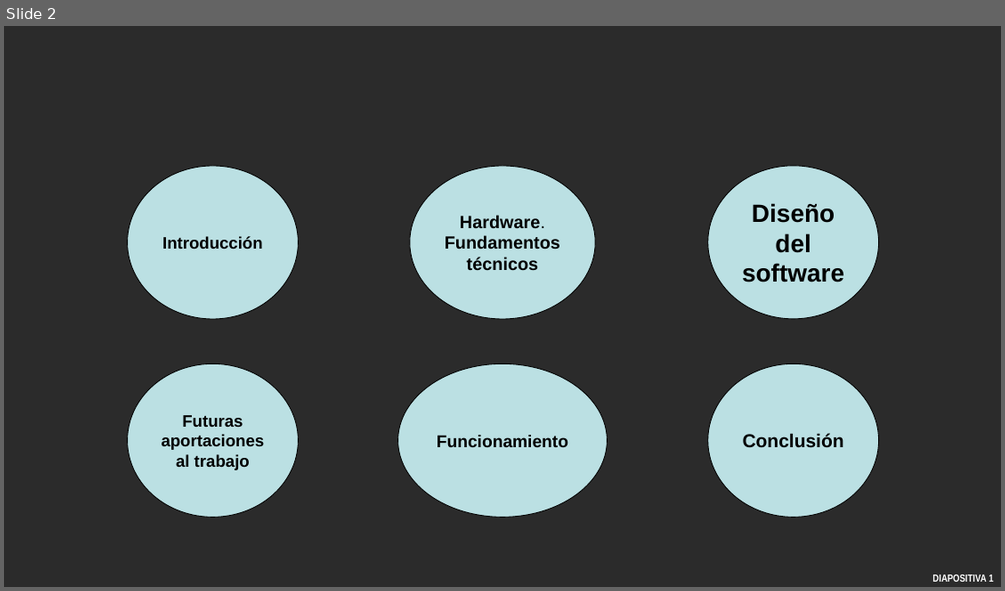
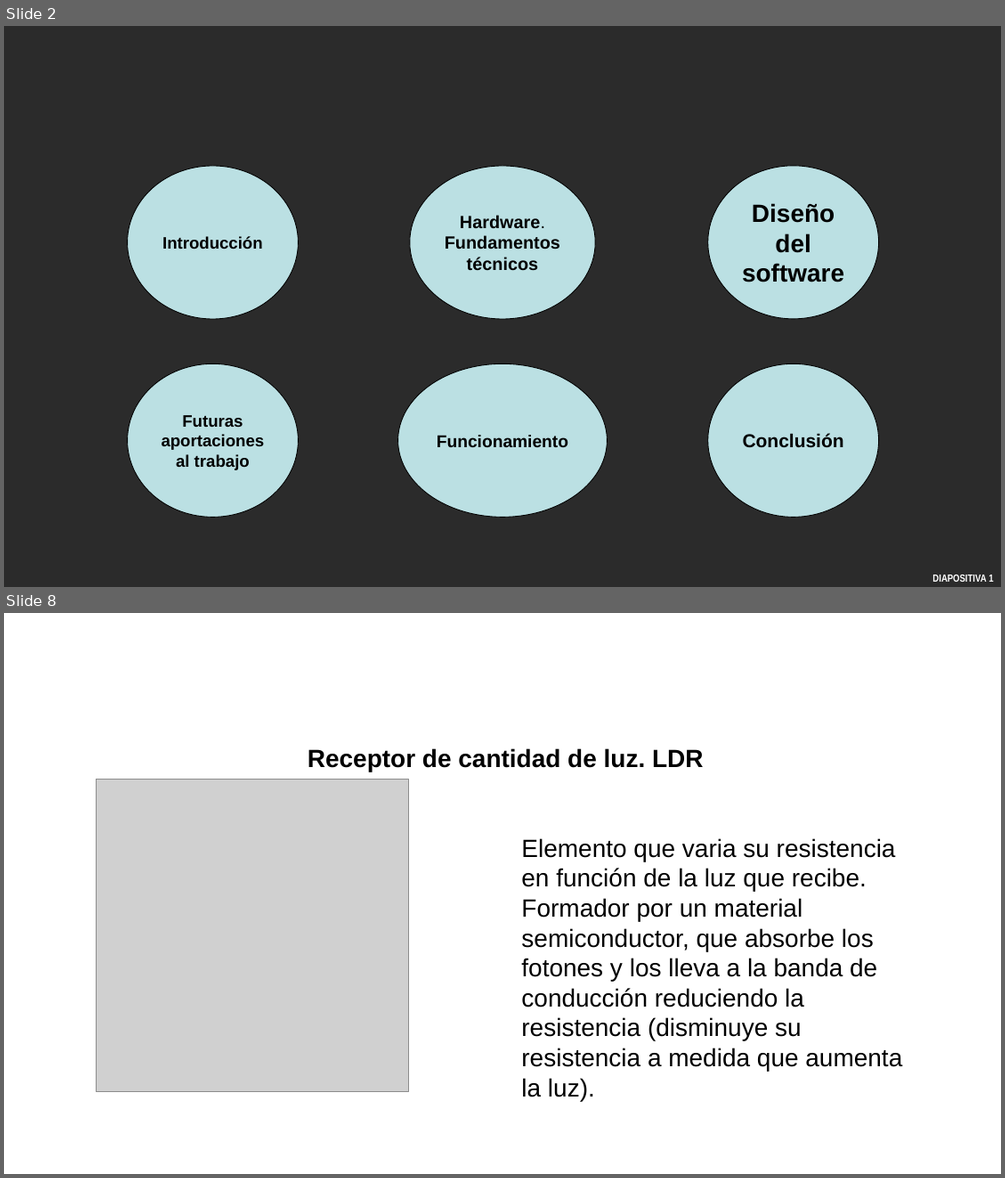
Before and after one commit to aigora/twA109-jaime-pablo-sara, a slide deck: trabajoinformatica_sinterminar.pptx. Shown one above the other, each under a label of ours: slide 2 before the commit, slides 2 and 8 after it; the slides between them are not shown. The pictures are 1005x591 and 1005x1178 pixels, drawn with LibreOffice and Linux fonts; fonts in the diff are those of the drawing; grey boxes stand for pictures; background and template pictures are left out; a plain dark background stands for a picture behind light text. Boxes give left, top, right and bottom in pixels: in the first picture for what was removed or moved away, otherwise in the second. Text is boxed around its words. In the diff, an @@ line names an element or a change of style, - is before the commit and + after.

```diff
--- a/trabajoinformatica_sinterminar.pptx
+++ b/trabajoinformatica_sinterminar.pptx
@@ slide 8 added at bbox=[4, 613, 1001, 1174], background picture (left out) @@
@@ text added at bbox=[307, 748, 704, 772], 24 pt, text #000000, bold @@
+  Receptor de cantidad de luz. LDR
@@ picture added at bbox=[96, 779, 408, 1091] @@
@@ text added at bbox=[521, 838, 902, 1101], 24 pt, text #000000 @@
+Elemento que varia su resistencia en función de la luz que recibe. Formador por un material semiconductor, que absorbe los fotones y los lleva a la banda de conducción reduciendo la resistencia (disminuye su resistencia a medida que aumenta la luz).
@@ page number added at bbox=[793, 1155, 1001, 1174], 10 pt, text #FFFFFF, bold @@
+DIAPOSITIVA 7
```
Also in this commit, not shown: 14 other slides added, 2 slides removed.
